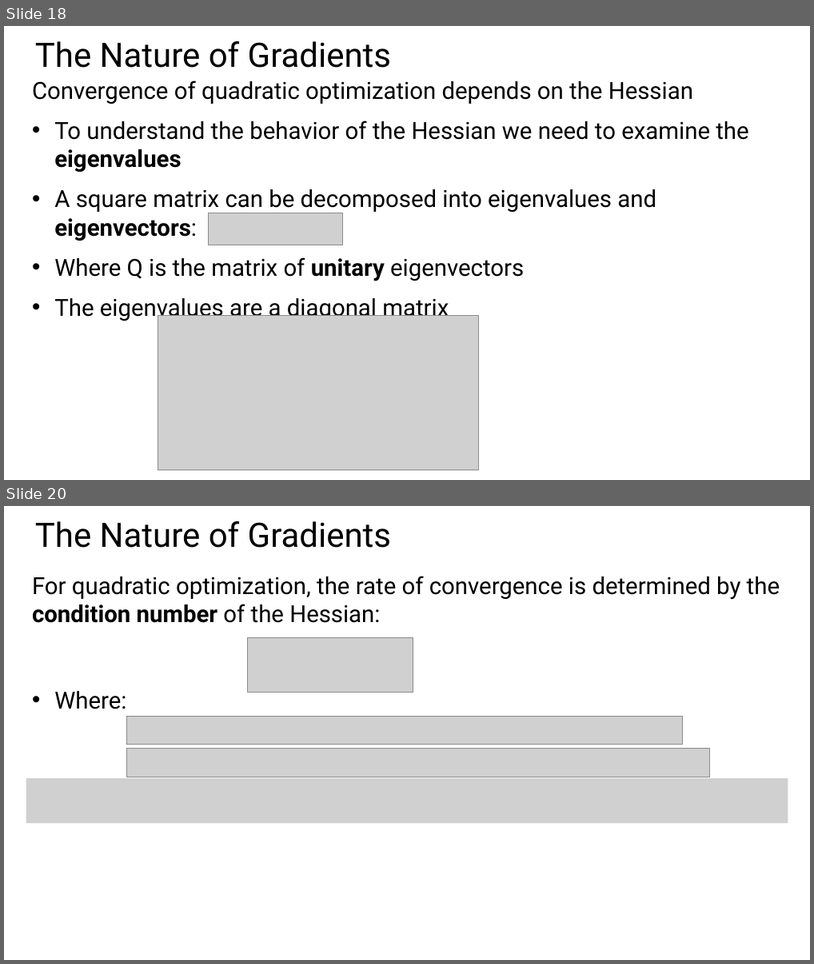
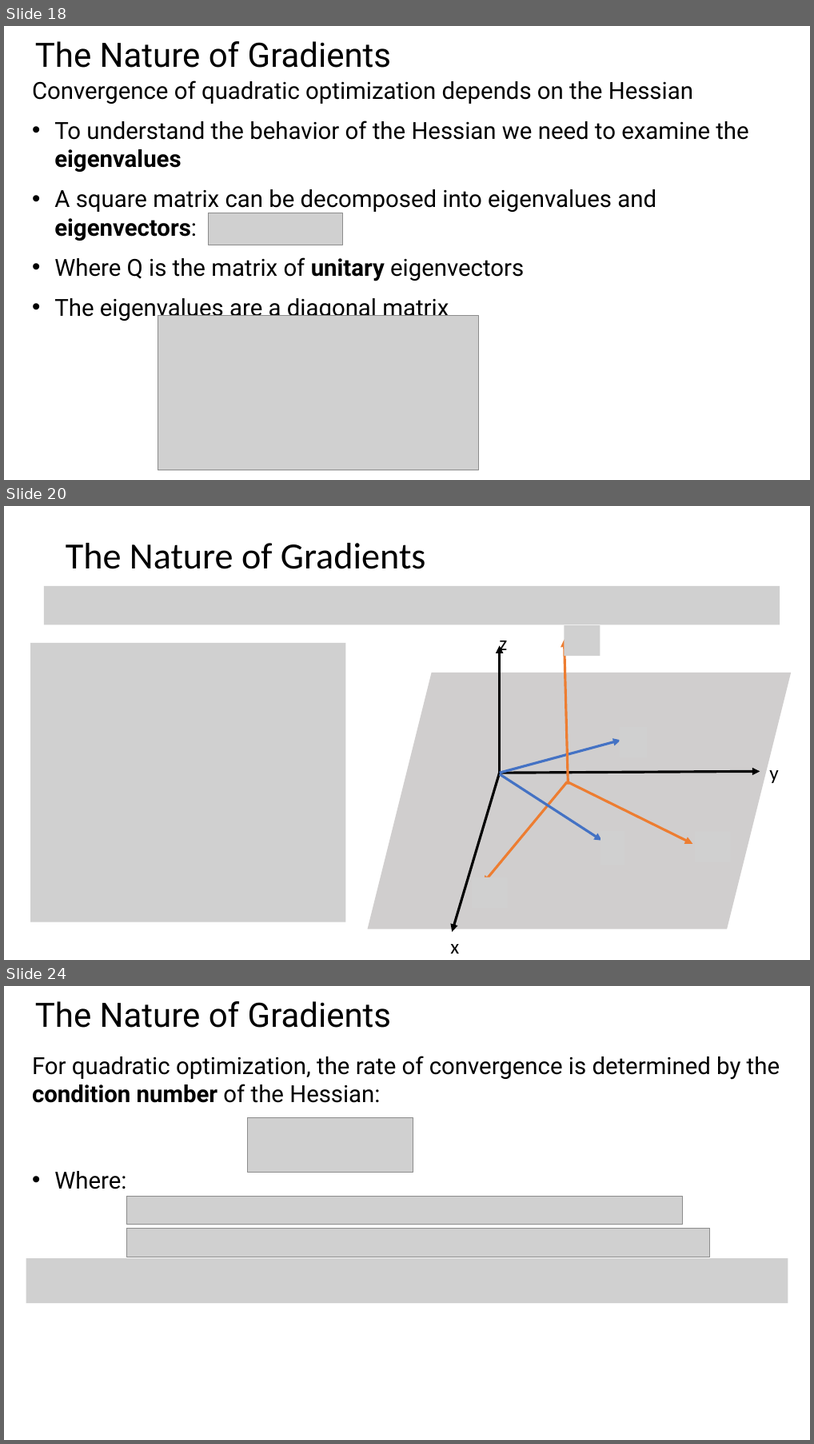
Before and after one commit to StephenElston/CSCI-E25, a slide deck: SupplementaryMaterial/OptimizationForDeepLearning.pptx. Shown one above the other, each under a label of ours: slides 18 and 20 before the commit, slides 18, 20 and 24 after it; the slides between them are not shown. The pictures are 814x964 and 814x1444 pixels, drawn with LibreOffice and Linux fonts; fonts in the diff are those of the drawing; grey boxes stand for pictures. Boxes give left, top, right and bottom in pixels: in the first picture for what was removed or moved away, otherwise in the second. Text is boxed around its words. In the diff, an @@ line names an element or a change of style, - is before the commit and + after.

```diff
--- a/SupplementaryMaterial/OptimizationForDeepLearning.pptx
+++ b/SupplementaryMaterial/OptimizationForDeepLearning.pptx
@@ slide 20 added at bbox=[4, 506, 810, 960], background #FFFFFF @@
@@ title added at bbox=[66, 543, 426, 569], 44 pt, text #000000 @@
+The Nature of Gradients
@@ picture added at bbox=[44, 586, 780, 624] @@
@@ picture added at bbox=[565, 625, 601, 656] @@
@@ picture added at bbox=[30, 643, 346, 922] @@
@@ text added at bbox=[499, 640, 507, 656], 24 pt, text #000000 @@
+z
@@ arrow added from (500, 772) to (500, 646), #000000 3 pt @@
@@ arrow added from (569, 784) to (565, 640), #ED7D31 3 pt @@
@@ parallelogram added at bbox=[367, 672, 792, 929], fill #D0CECE @@
@@ arrow added from (500, 772) to (621, 740), #4472C4 3 pt @@
@@ picture added at bbox=[620, 727, 648, 757] @@
@@ arrow added from (500, 772) to (452, 932), #000000 3 pt @@
@@ arrow added from (568, 782) to (483, 883), #ED7D31 3 pt @@
@@ arrow added from (500, 772) to (760, 771), #000000 3 pt @@
@@ arrow added from (500, 774) to (602, 840), #4472C4 3 pt @@
@@ arrow added from (568, 782) to (693, 844), #ED7D31 3 pt @@
@@ text added at bbox=[770, 770, 778, 783], 24 pt, text #000000 @@
+y
@@ picture added at bbox=[601, 831, 625, 864] @@
@@ picture added at bbox=[695, 832, 730, 862] @@
@@ picture added at bbox=[472, 877, 507, 907] @@
@@ text added at bbox=[450, 944, 459, 953], 24 pt, text #000000 @@
+x
@@ what was slide 20 is now slide 24 @@
```
Also in this commit, not shown: 8 slides changed, 3 other slides added.
